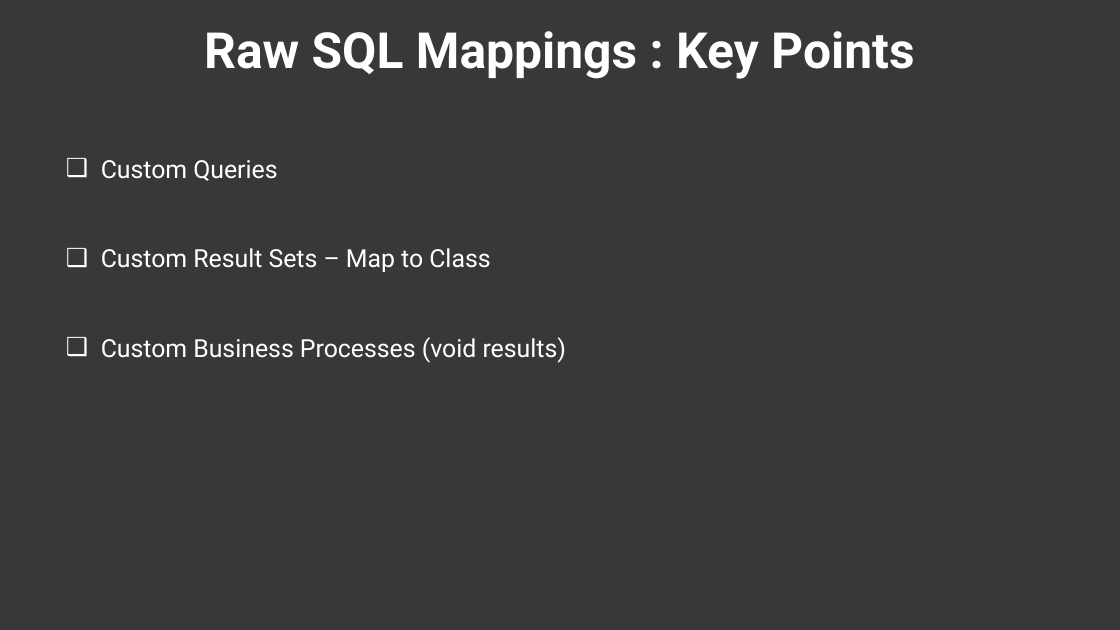
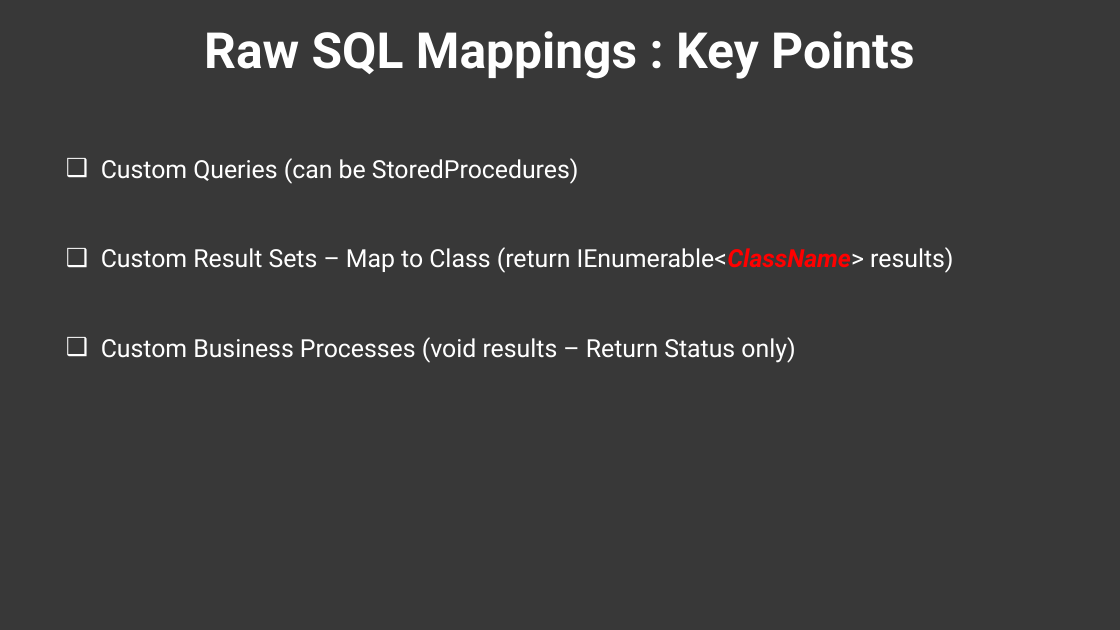
Before and after one commit to twalkerb/Entity-foundation-.NET-6, a slide deck: slide 24 of Sections/Section 3/Entity Fundamentals Using .NET 6_Section 3.pptx. Drawn at 1120x630 pixels with LibreOffice and Linux fonts; fonts in the diff are those of the drawing; background and template pictures are left out; a plain dark background stands for a picture behind light text. Boxes give left, top, right and bottom in pixels: in the first picture for what was removed or moved away, otherwise in the second. Text is boxed around its words. In the diff, an @@ line names an element or a change of style, - is before the commit and + after.

```diff
--- a/Sections/Section 3/Entity Fundamentals Using .NET 6_Section 3.pptx
+++ b/Sections/Section 3/Entity Fundamentals Using .NET 6_Section 3.pptx
@@ text at bbox=[101, 158, 953, 363]: text changed @@
-❑ Custom Queries
-❑ Custom Result Sets – Map to Class
-❑ Custom Business Processes (void results)
+❑ Custom Queries (can be StoredProcedures)
+❑ Custom Result Sets – Map to Class (return IEnumerable<ClassName> results)
+❑ Custom Business Processes (void results – Return Status only)
```
Also in this commit, not shown: 1 other slide changed, 31 other files.
